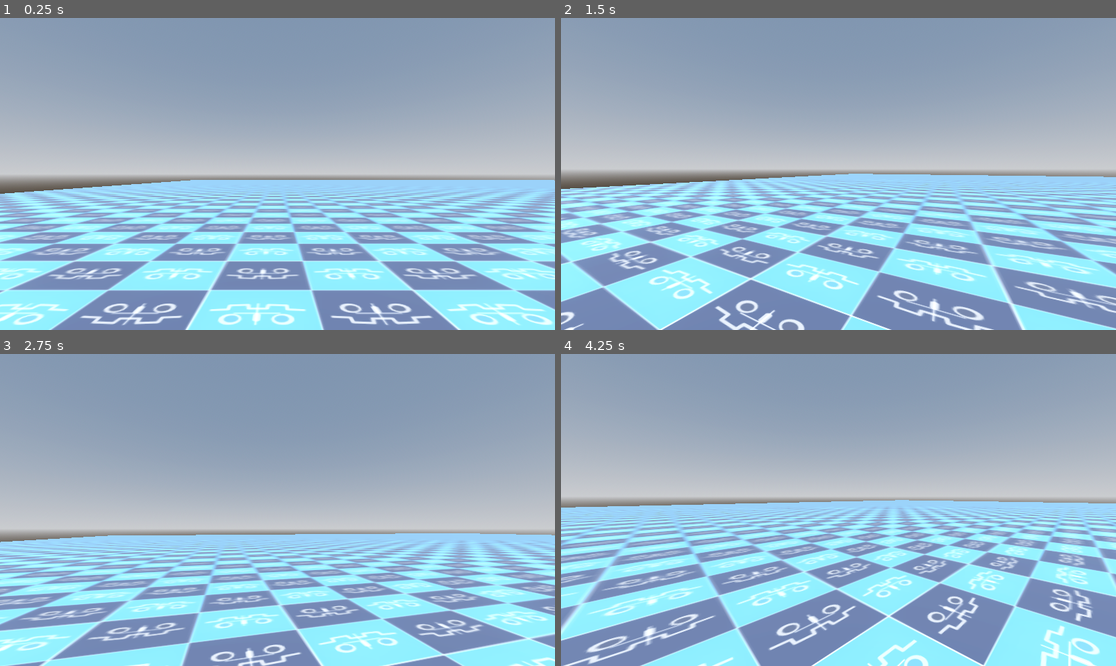
Above: before the commit, frames 1-4 (two rows, left to right).
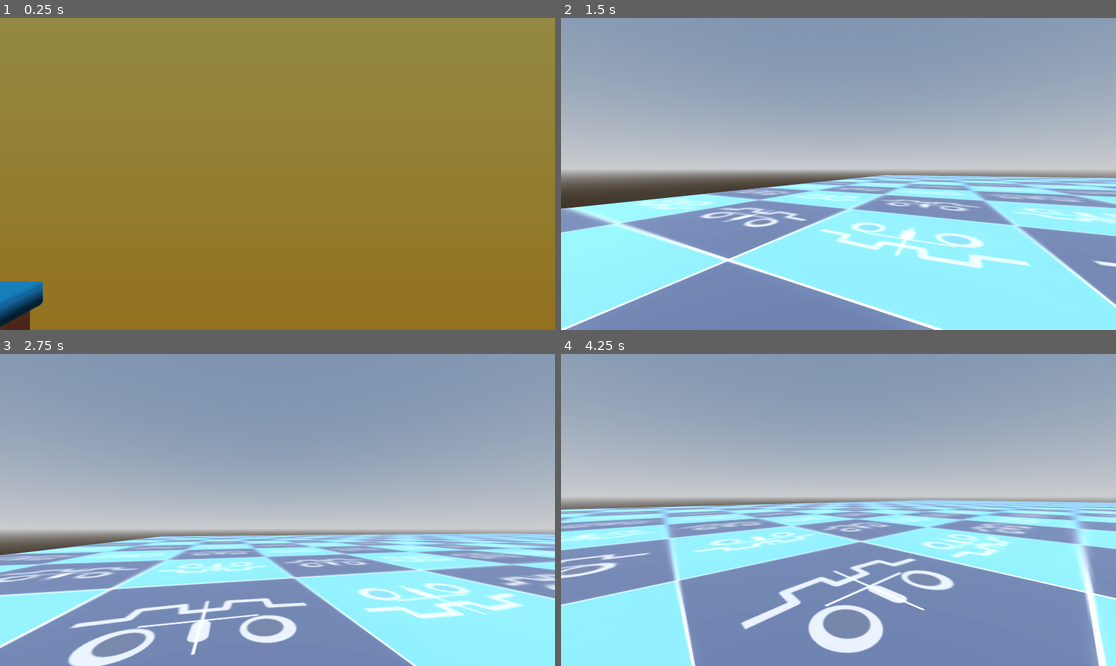
Above: after the commit, the same moments.

Repository: Mello6626070/pc-repair-simulator
Game: Godot game, scene res://Scenes/Worlds/TestWorld/test_world.tscn
Two runs of this game, one before a commit and one after it. Both use one fixed random seed, a clock stepped at 60 frames per second and the inputs below. The project has no main scene, so this scene is started directly.
Inputs (mouse positions are in pixels of both pictures, inside the frame that each line leads up to):
- Up to frame 1 (0.25 s): no input
- Up to frame 2 (1.5 s): tap Enter (ui_accept) at 0.5, 0.77 s; move the mouse to (866, 174) at 0.52 s; hold W (move_forward) from 0.53 s (still down); move the mouse to (810, 174) at 1.27 s
- Up to frame 3 (2.75 s): keep holding W (move_forward); tap Enter (ui_accept) at 1.52 s; move the mouse to (288, 503) at 2.02 s
- Up to frame 4 (4.25 s): keep holding W (move_forward); move the mouse to (832, 516) at 2.77 s; tap Enter (ui_accept) at 3.02, 3.77 s; move the mouse to (877, 513) at 3.52 s

The runs differ from the first frame. In frame 1, 100% of the frame differs, in the area x 0-100%, y 0-100%; in frame 2, 32%; in frame 3, 28%; in frame 4, 34%.

Commit message:
added raycast

Diff:
--- a/Scenes/Characters/Player/player.tscn
+++ b/Scenes/Characters/Player/player.tscn
@@ -25,3 +25,7 @@
 transform = Transform3D(1, 0, 0, 0, 1, 0, 0, 0, 1, 0, 1.5, 0)
 
 [node name="Camera3D" type="Camera3D" parent="CameraContainer"]
+
+[node name="InteractionRayCast" type="RayCast3D" parent="CameraContainer"]
+target_position = Vector3(0, 0, -2)
+collision_mask = 20
--- /dev/null
+++ b/Scenes/Object/Ball.tscn
@@ -0,0 +1,26 @@
+[gd_scene load_steps=5 format=3 uid="uid://c0qi8tftotxrk"]
+
+[ext_resource type="Texture2D" uid="uid://2ecnf3lr8he3" path="res://Assets/Prototyping/PrototypeTextures/texture_07.png" id="1_hx8xj"]
+
+[sub_resource type="SphereShape3D" id="SphereShape3D_phft1"]
+
+[sub_resource type="StandardMaterial3D" id="StandardMaterial3D_x3kkf"]
+albedo_texture = ExtResource("1_hx8xj")
+
+[sub_resource type="SphereMesh" id="SphereMesh_dg64p"]
+material = SubResource("StandardMaterial3D_x3kkf")
+
+[node name="StaticBody3D" type="StaticBody3D"]
+collision_layer = 5
+
+[node name="CollisionShape3D" type="CollisionShape3D" parent="."]
+shape = SubResource("SphereShape3D_phft1")
+
+[node name="MeshInstance3D" type="MeshInstance3D" parent="."]
+mesh = SubResource("SphereMesh_dg64p")
+
+[node name="LabelContainer" type="Node3D" parent="."]
+
+[node name="IntersectedLabel" type="Label3D" parent="LabelContainer"]
+transform = Transform3D(1, 0, 0, 0, 1, 0, 0, 0, 1, 0, 0.65, 0)
+text = "Ray Intersected"
--- a/Scenes/Worlds/TestWorld/test_world.tscn
+++ b/Scenes/Worlds/TestWorld/test_world.tscn
@@ -1,7 +1,10 @@
-[gd_scene load_steps=9 format=3 uid="uid://ciqduancatcam"]
+[gd_scene load_steps=12 format=3 uid="uid://ciqduancatcam"]
 
 [ext_resource type="PackedScene" uid="uid://ce7rustx5t43l" path="res://Scenes/Characters/Player/player.tscn" id="1_idlyi"]
-[ext_resource type="Texture2D" uid="uid://dibufwtldunha" path="res://Assets/PrototypeTextures/texture_09.png" id="1_s3dph"]
+[ext_resource type="Texture2D" uid="uid://dibufwtldunha" path="res://Assets/Prototyping/PrototypeTextures/texture_09.png" id="1_s3dph"]
+[ext_resource type="PackedScene" uid="uid://duf67tqsyorl" path="res://Assets/Prototyping/PrototypeModels/KayKit_Prototype_Bits_1.1_FREE/Assets/fbx/Primitive_Wall.fbx" id="1_t4tuq"]
+[ext_resource type="PackedScene" uid="uid://cf7gmknbaqx5e" path="res://Assets/Prototyping/PrototypeModels/KayKit_Prototype_Bits_1.1_FREE/Assets/fbx/table_medium.fbx" id="2_s5vt2"]
+[ext_resource type="PackedScene" uid="uid://c0qi8tftotxrk" path="res://Scenes/Object/Ball.tscn" id="3_s5vt2"]
 
 [sub_resource type="ProceduralSkyMaterial" id="ProceduralSkyMaterial_s3dph"]
 sky_horizon_color = Color(0.66224277, 0.6717428, 0.6867428, 1)
@@ -16,12 +19,13 @@
 tonemap_mode = 2
 glow_enabled = true
 
-[sub_resource type="StandardMaterial3D" id="StandardMaterial3D_6fm24"]
+[sub_resource type="StandardMaterial3D" id="StandardMaterial3D_s3dph"]
 albedo_texture = ExtResource("1_s3dph")
-uv1_scale = Vector3(100, 100, 100)
+uv1_scale = Vector3(0.1, 0.1, 0.1)
+uv1_triplanar = true
 
 [sub_resource type="BoxMesh" id="BoxMesh_3dnvh"]
-material = SubResource("StandardMaterial3D_6fm24")
+material = SubResource("StandardMaterial3D_s3dph")
 size = Vector3(100, 1, 100)
 
 [sub_resource type="BoxShape3D" id="BoxShape3D_a0066"]
@@ -36,13 +40,26 @@
 transform = Transform3D(-0.8660254, -0.43301278, 0.25, 0, 0.49999997, 0.86602545, -0.50000006, 0.75, -0.43301266, 0, 0, 0)
 shadow_enabled = true
 
-[node name="StaticBody3D" type="StaticBody3D" parent="."]
+[node name="Building" type="Node3D" parent="."]
+transform = Transform3D(1, 0, 0, 0, 1, 0, 0, 0, 1, -15.8068695, 0.5, 9.528493)
 
-[node name="MeshInstance3D" type="MeshInstance3D" parent="StaticBody3D"]
+[node name="Primitive_Wall" parent="Building" instance=ExtResource("1_t4tuq")]
+transform = Transform3D(7.177605, 0, 0, 0, 1, 0, 0, 0, 1, -7.7350006, -0.22621274, -0.020999908)
+
+[node name="table_medium" parent="Building" instance=ExtResource("2_s5vt2")]
+transform = Transform3D(1, 0, 0, 0, 1, 0, 0, 0, 1, -13.193, 0, 1.472)
+
+[node name="StaticBody3D" parent="Building" instance=ExtResource("3_s5vt2")]
+transform = Transform3D(1, 0, 0, 0, 1, 0, 0, 0, 1, -13.773518, 1.5628741, 6.474286)
+
+[node name="Ground" type="StaticBody3D" parent="."]
+
+[node name="MeshInstance3D" type="MeshInstance3D" parent="Ground"]
+transform = Transform3D(1, 0, 0, 0, 1, 0, 0, 0, 1, 12.066708, -0.056918144, 5.702144)
 mesh = SubResource("BoxMesh_3dnvh")
 skeleton = NodePath("../..")
 
-[node name="CollisionShape3D" type="CollisionShape3D" parent="StaticBody3D"]
+[node name="CollisionShape3D" type="CollisionShape3D" parent="Ground"]
 shape = SubResource("BoxShape3D_a0066")
 
 [node name="Player" parent="." instance=ExtResource("1_idlyi")]
--- a/Scripts/Characters/Player/player.gd
+++ b/Scripts/Characters/Player/player.gd
@@ -1,11 +1,16 @@
 extends CharacterBody3D
 
+@export_category("Camera Stuff")
 @export var mouse_sens: float = 0.5
 @export var MAX_TILT: float = deg_to_rad(90)
 @export var MIN_TILT: float = deg_to_rad(-90)
+
+@export_category("Player Movemenent")
 @export var SPEED: float = 5.0
 @export var JUMP_VELOCITY: float = 4.5
+
 @onready var camera_container: Node3D = $CameraContainer
+@onready var interaction_ray_cast: RayCast3D = $CameraContainer/InteractionRayCast
 
 var mouse_input: bool = false
 var mouse_rotation: Vector3
@@ -22,7 +27,6 @@
 	if mouse_input:
 		rotation_input = -event.relative.x * mouse_sens
 		tilt_input = -event.relative.y * mouse_sens
-		print(Vector2(rotation_input, tilt_input))
 
 func update_camera(delta) -> void:
 	mouse_rotation.x += tilt_input*delta
@@ -56,5 +60,7 @@
 	else:
 		velocity.x = move_toward(velocity.x, 0, SPEED)
 		velocity.z = move_toward(velocity.z, 0, SPEED)
-
+	if interaction_ray_cast.is_colliding():
+		var target = interaction_ray_cast.get_collider()
+		print(target)
 	move_and_slide()
--- a/project.godot
+++ b/project.godot
@@ -37,6 +37,15 @@
 ]
 }
 
+[layer_names]
+
+3d_physics/layer_1="Player"
+3d_physics/layer_2="Obstacles"
+3d_physics/layer_3="Objects"
+3d_physics/layer_4="Raycast"
+3d_physics/layer_5="Interactables"
+
 [rendering]
 
 renderer/rendering_method="mobile"
+anti_aliasing/quality/msaa_3d=3
Not shown, removed: Assets/PrototypeTextures/texture_01.png.import
Not shown, removed: Assets/PrototypeTextures/texture_02.png.import
Not shown, removed: Assets/PrototypeTextures/texture_03.png.import
Not shown, removed: Assets/PrototypeTextures/texture_04.png.import
Not shown, removed: Assets/PrototypeTextures/texture_05.png.import
Not shown, removed: Assets/PrototypeTextures/texture_06.png.import
Not shown, removed: Assets/PrototypeTextures/texture_07.png.import
Not shown, removed: Assets/PrototypeTextures/texture_08.png.import
Not shown, removed: Assets/PrototypeTextures/texture_09.png.import
Not shown, removed: Assets/PrototypeTextures/texture_10.png.import
Not shown, removed: Assets/PrototypeTextures/texture_11.png.import
Not shown, removed: Assets/PrototypeTextures/texture_12.png.import
(and 779 more such lines)
